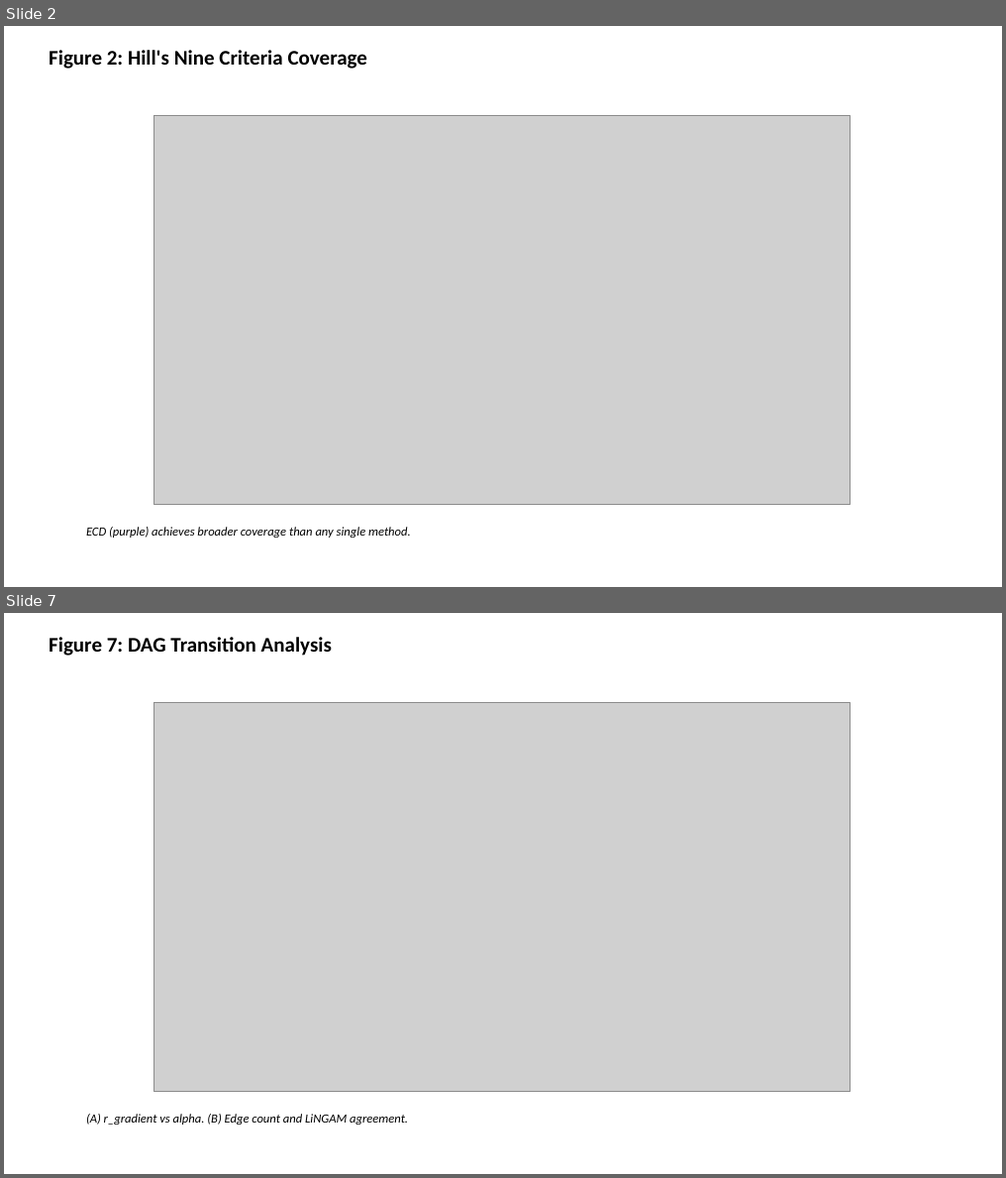
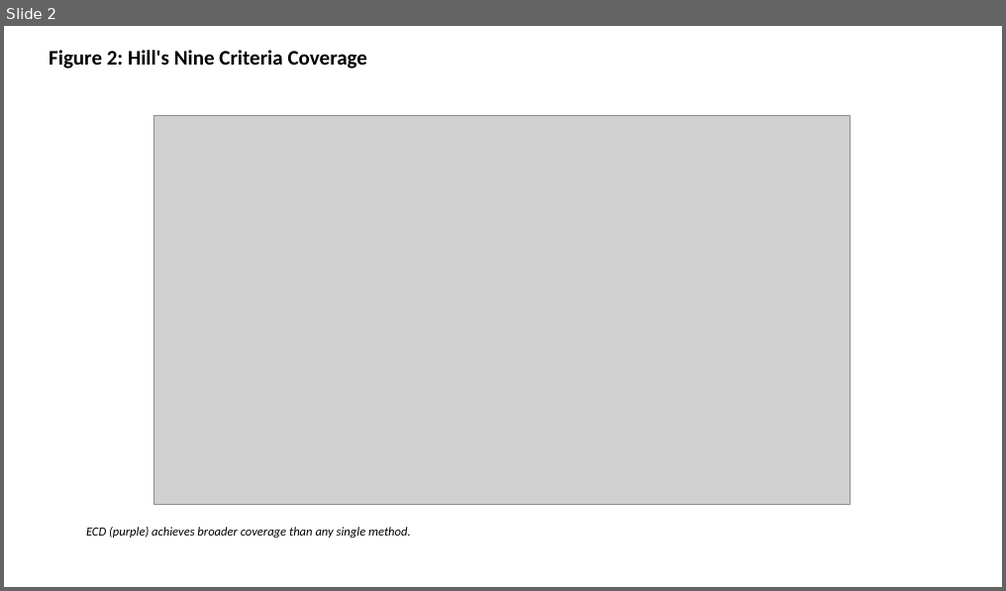
Before and after one commit to bougtoir/kotha-rct-decomposition, a slide deck: spectral-causality-a2-ecd/figures_a2_ecd.pptx. Shown one above the other, each under a label of ours: slides 2 and 7 before the commit, slide 2 after it; the slides between them are not shown. The pictures are 1006x1178 and 1006x591 pixels, drawn with LibreOffice and Linux fonts; fonts in the diff are those of the drawing; grey boxes stand for pictures. Boxes give left, top, right and bottom in pixels: in the first picture for what was removed or moved away, otherwise in the second. Text is boxed around its words. In the diff, an @@ line names an element or a change of style, - is before the commit and + after.

```diff
--- a/spectral-causality-a2-ecd/figures_a2_ecd.pptx
+++ b/spectral-causality-a2-ecd/figures_a2_ecd.pptx
@@ slide 7 removed at (4, 613, 1002, 1174), background #FFFFFF @@
@@ text removed at (49, 637, 332, 656) @@
-Figure 7: DAG Transition Analysis
@@ picture removed at (153, 703, 849, 1092) @@
@@ text removed at (86, 1114, 408, 1125) @@
-(A) r_gradient vs alpha. (B) Edge count and LiNGAM agreement.
```
Also in this commit, not shown: 3 slides changed, 1 other slide removed, 21 other files.
